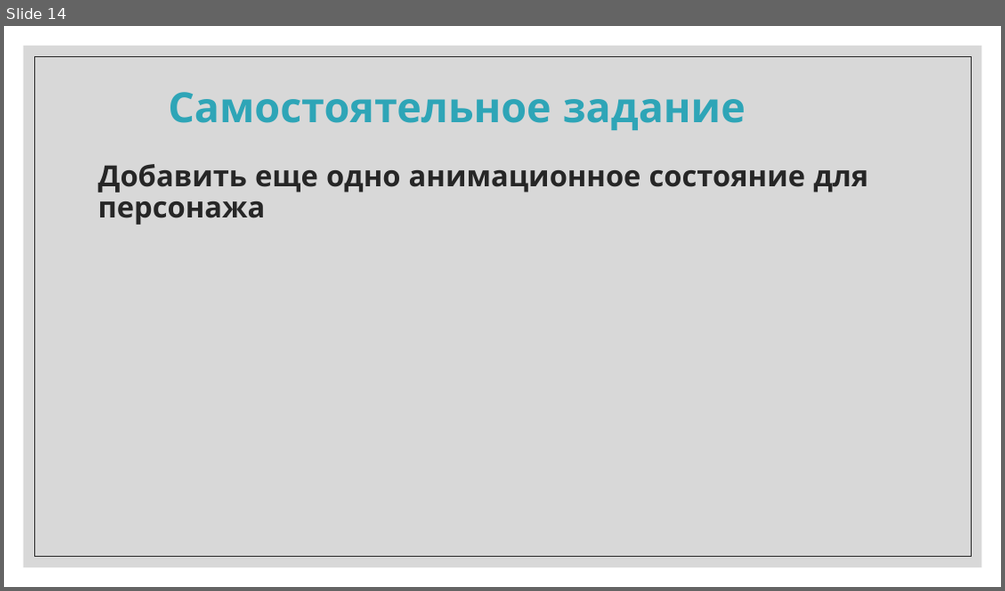
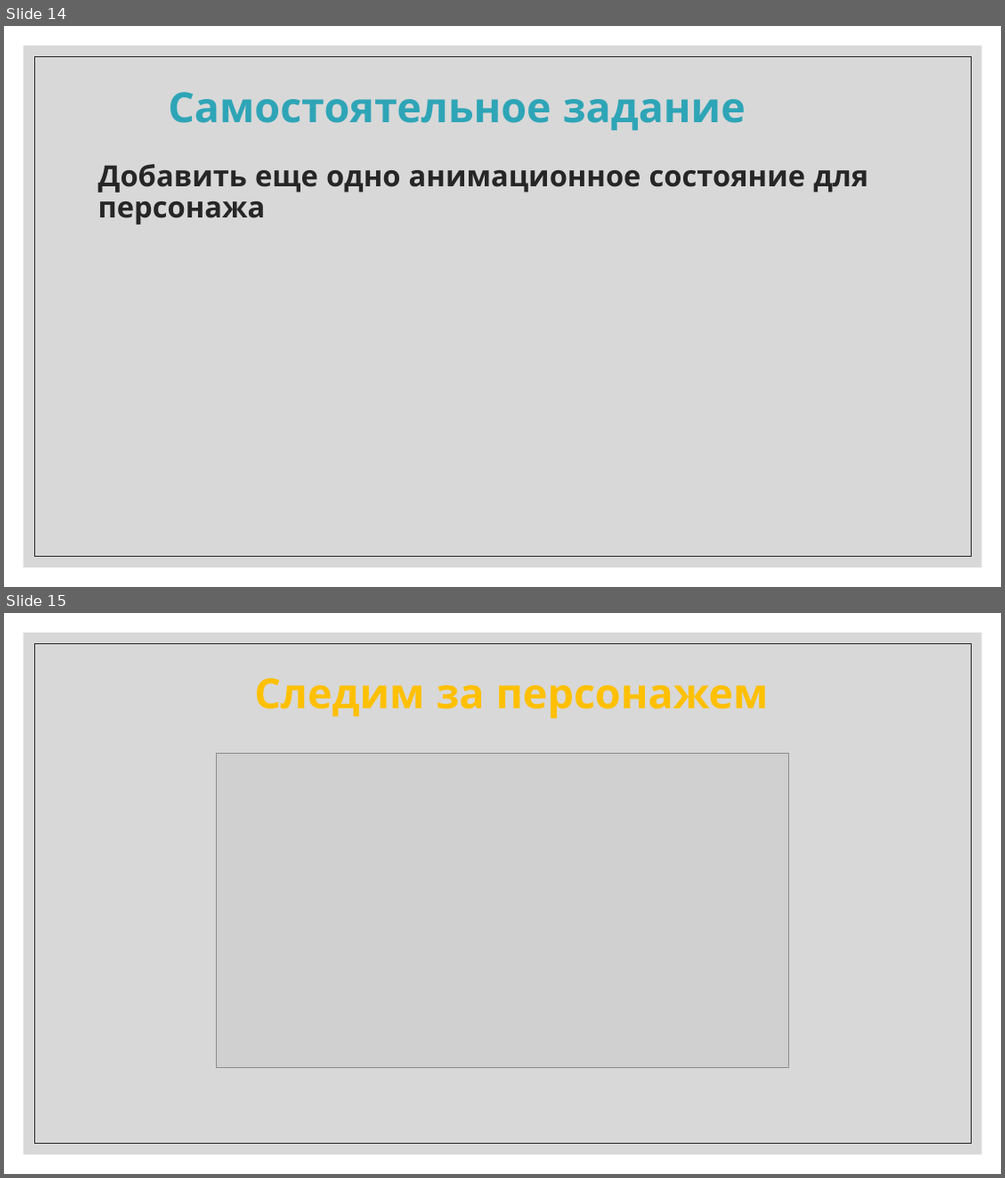
Before and after one commit to IriEfremova/LessonsCube, a slide deck: Unity/Lesson9/Animation.pptx. Shown one above the other, each under a label of ours: slide 14 before the commit, slides 14 and 15 after it. The pictures are 1005x591 and 1005x1178 pixels, drawn with LibreOffice and Linux fonts; fonts in the diff are those of the drawing; grey boxes stand for pictures. Boxes give left, top, right and bottom in pixels: in the first picture for what was removed or moved away, otherwise in the second. Text is boxed around its words. In the diff, an @@ line names an element or a change of style, - is before the commit and + after.

```diff
--- a/Unity/Lesson9/Animation.pptx
+++ b/Unity/Lesson9/Animation.pptx
@@ slide 15 added at <box>4,613,1001,1174</box>, background #FFFFFF; not listed: 2 template elements that a slide beside it also shows @@
@@ title added at <box>254,678,769,719</box>, 40 pt, text #FFC000, bold @@
+Следим за персонажем
@@ picture added at <box>217,753,788,1068</box> @@
```
Also in this commit, not shown: 3 other files.
